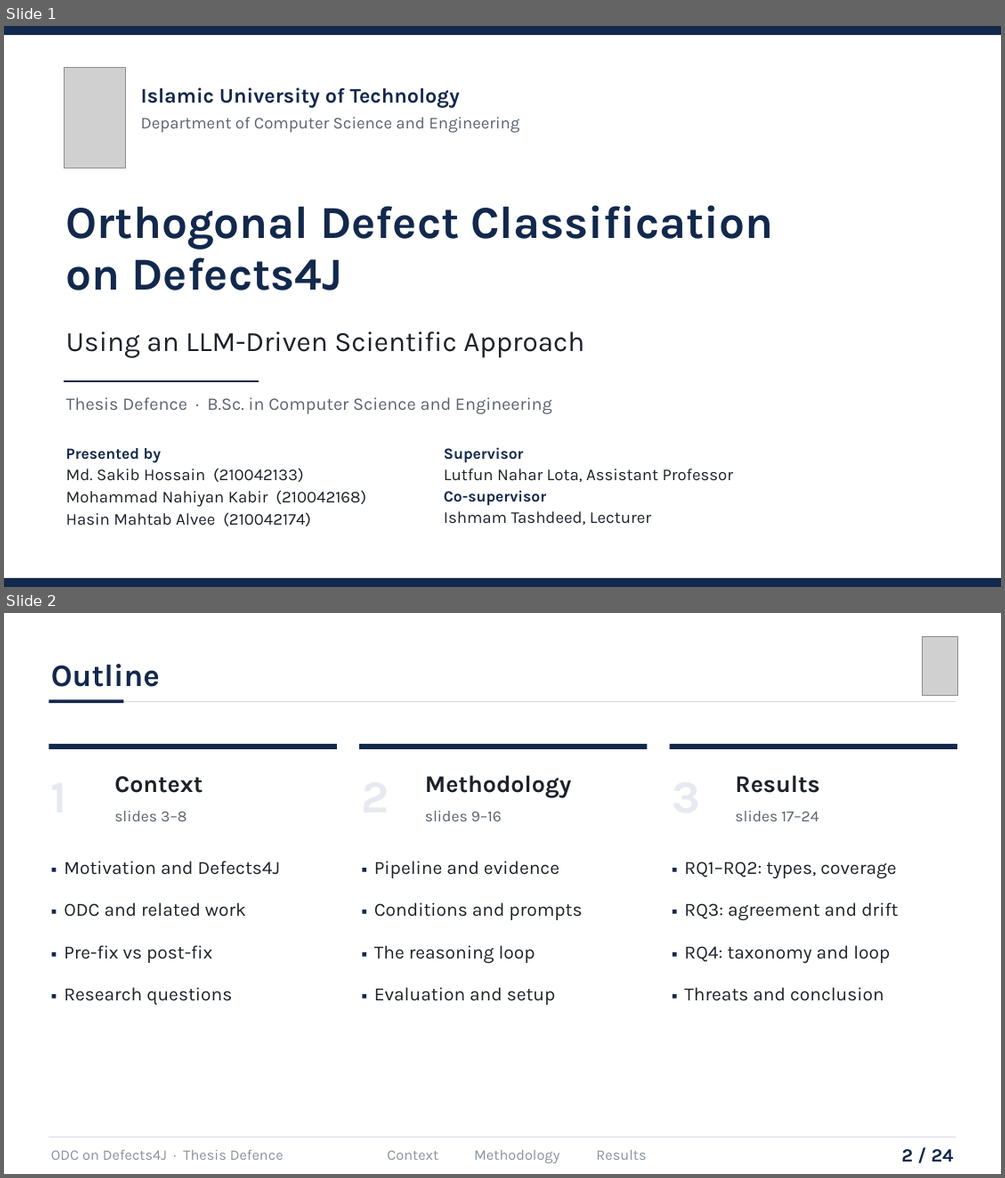
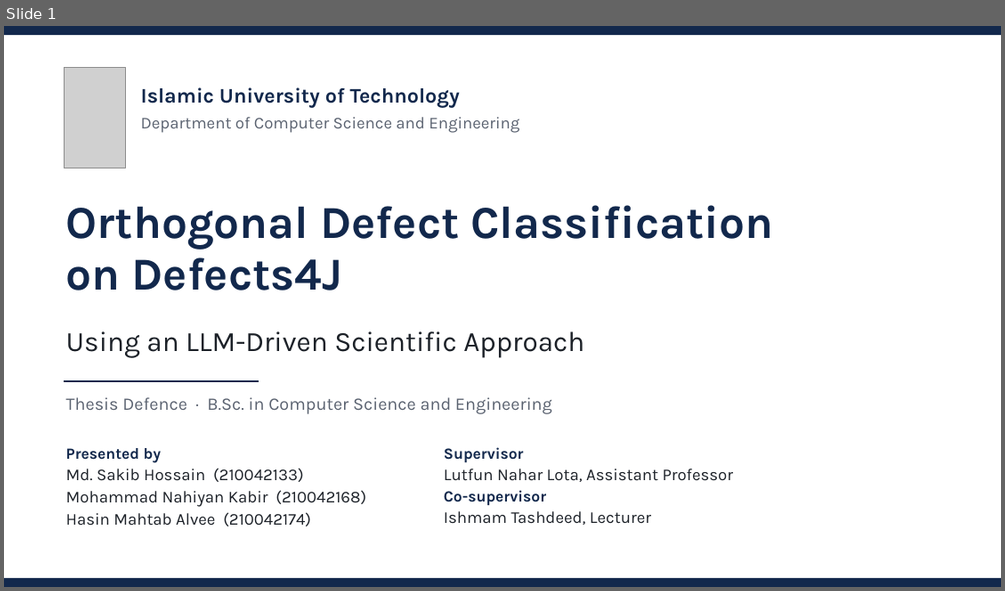
Before and after one commit to hasin023/d4j_odc_implementation, a slide deck: iut_submissions/presentation/Defence/SWE_Orthogonal Defect Classification on Defects4J Using an LLM-Driven Scientific Approach_presentation.pptx. Shown one above the other, each under a label of ours: slides 1 and 2 before the commit, slide 1 after it. The pictures are 1005x1178 and 1005x591 pixels, drawn with LibreOffice and Linux fonts; fonts in the diff are those of the drawing; grey boxes stand for pictures. Boxes give left, top, right and bottom in pixels: in the first picture for what was removed or moved away, otherwise in the second. Text is boxed around its words. In the diff, an @@ line names an element or a change of style, - is before the commit and + after.

```diff
--- a/iut_submissions/presentation/Defence/SWE_Orthogonal Defect Classification on Defects4J Using an LLM-Driven Scientific Approach_presentation.pptx
+++ b/iut_submissions/presentation/Defence/SWE_Orthogonal Defect Classification on Defects4J Using an LLM-Driven Scientific Approach_presentation.pptx
@@ slide 2 removed at <box>4,613,1001,1174</box>, background #FFFFFF @@
@@ picture removed at <box>922,637,957,695</box> @@
@@ text removed at <box>51,664,160,687</box> @@
-Outline
@@ line removed from (48, 701) to (956, 701) @@
@@ rectangle removed at <box>48,699,123,703</box> @@
@@ rectangle removed at <box>48,744,337,749</box> @@
@@ rectangle removed at <box>359,744,647,749</box> @@
@@ rectangle removed at <box>670,744,957,749</box> @@
@@ text removed at <box>114,776,202,793</box> @@
-Context
@@ text removed at <box>425,775,571,798</box> @@
-Methodology
@@ text removed at <box>735,775,819,793</box> @@
-Results
@@ text removed at <box>114,811,186,821</box> @@
-slides 3–8
@@ text removed at <box>425,811,502,821</box> @@
-slides 9–16
@@ text removed at <box>735,811,818,821</box> @@
-slides 17–24
@@ text removed at <box>64,860,280,1005</box> @@
-▪ Motivation and Defects4J
-▪ ODC and related work
-▪ Pre-fix vs post-fix
-▪ Research questions
@@ text removed at <box>374,860,582,1005</box> @@
-▪ Pipeline and evidence
-▪ Conditions and prompts
-▪ The reasoning loop
-▪ Evaluation and setup
@@ text removed at <box>684,861,898,1001</box> @@
-▪ RQ1–RQ2: types, coverage
-▪ RQ3: agreement and drift
-▪ RQ4: taxonomy and loop
-▪ Threats and conclusion
@@ line removed from (48, 1136) to (956, 1136) @@
@@ text removed at <box>51,1150,283,1159</box> @@
-ODC on Defects4J · Thesis Defence
@@ text removed at <box>387,1150,438,1159</box> @@
-Context
@@ text removed at <box>474,1150,559,1163</box> @@
-Methodology
@@ text removed at <box>596,1150,646,1159</box> @@
-Results
@@ text removed at <box>901,1149,954,1161</box> @@
-2 / 24
```
Also in this commit, not shown: 19 slides changed, 6 slides added, 5 other slides removed, 4 other files.
